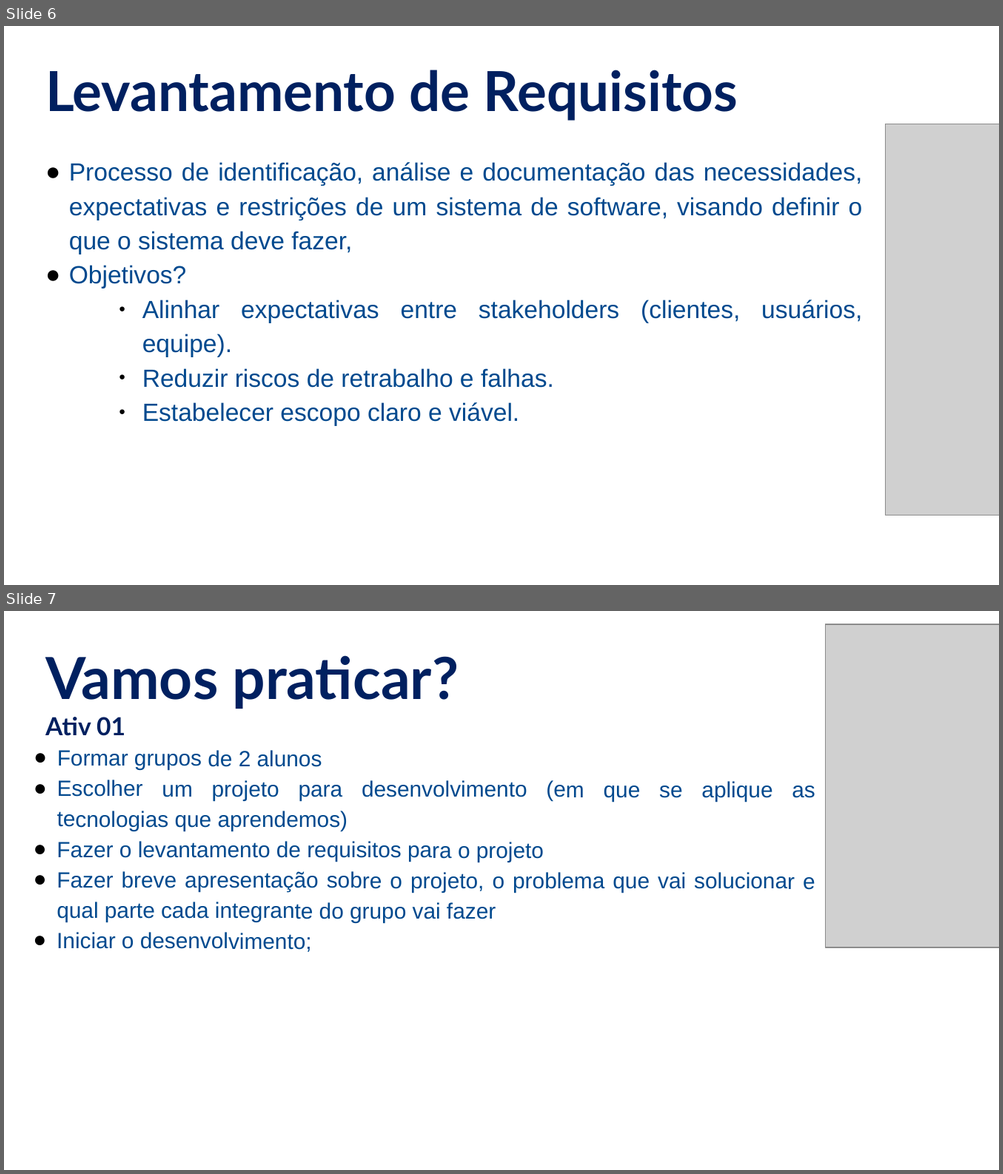
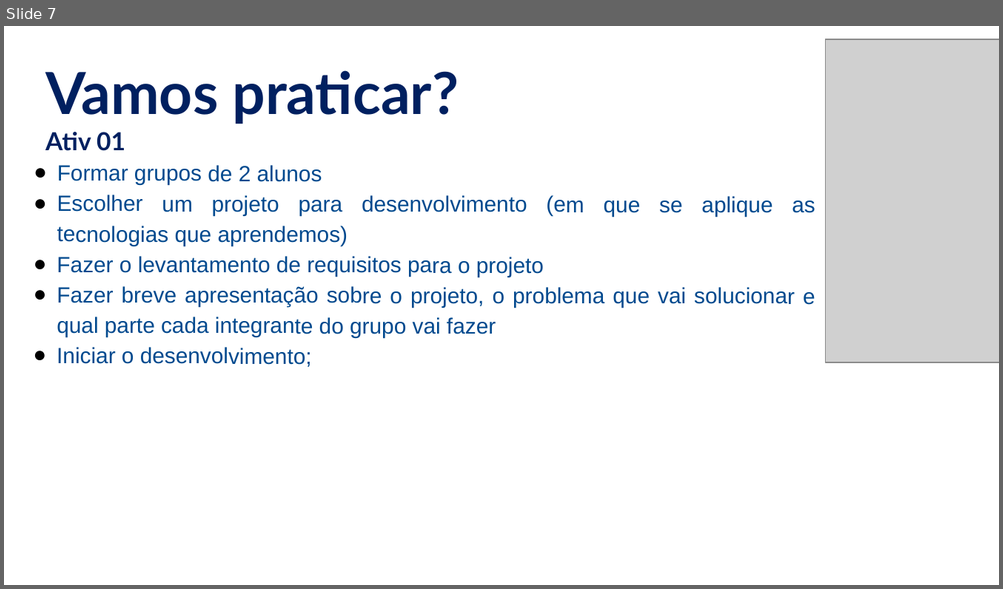
Before and after one commit to NaturalCoder/TI96, a slide deck: aula10/Aula10.pptx. Shown one above the other, each under a label of ours: slides 6 and 7 before the commit, slide 7 after it. The pictures are 1003x1174 and 1003x589 pixels, drawn with LibreOffice and Linux fonts; fonts in the diff are those of the drawing; grey boxes stand for pictures. Boxes give left, top, right and bottom in pixels: in the first picture for what was removed or moved away, otherwise in the second. Text is boxed around its words. In the diff, an @@ line names an element or a change of style, - is before the commit and + after.

```diff
--- a/aula10/Aula10.pptx
+++ b/aula10/Aula10.pptx
@@ slide 6 removed at (4, 26, 999, 585), background #FFFFFF @@
@@ text removed at (45, 70, 737, 121) @@
-Levantamento de Requisitos
@@ picture removed at (885, 124, 999, 517) @@
@@ text removed at (69, 162, 862, 426) @@
-● Processo de identificação, análise e documentação das necessidades, expectativas e restrições de um sistema de software, visando definir o que o sistema deve fazer,
-● Objetivos?
-    ● Alinhar expectativas entre stakeholders (clientes, usuários, equipe).
-    ● Reduzir riscos de retrabalho e falhas.
-    ● Estabelecer escopo claro e viável.
```
Also in this commit, not shown: 2 slides changed, 4 slides added, 6 other slides removed, 1 other file.
